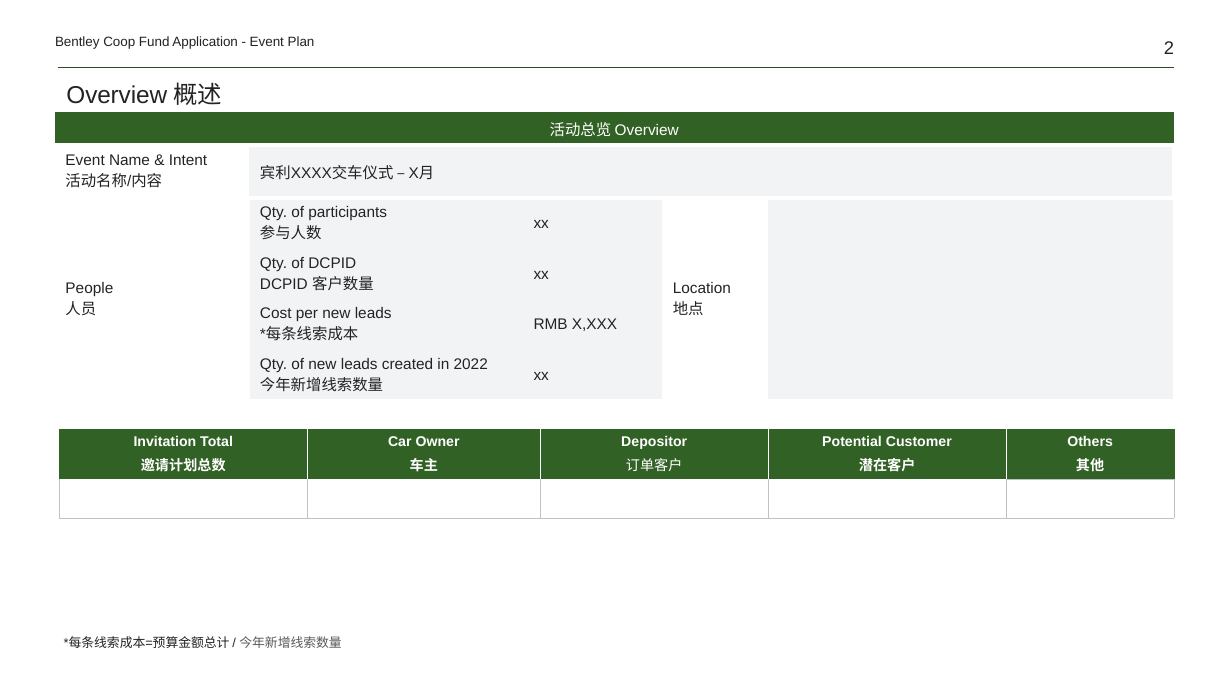
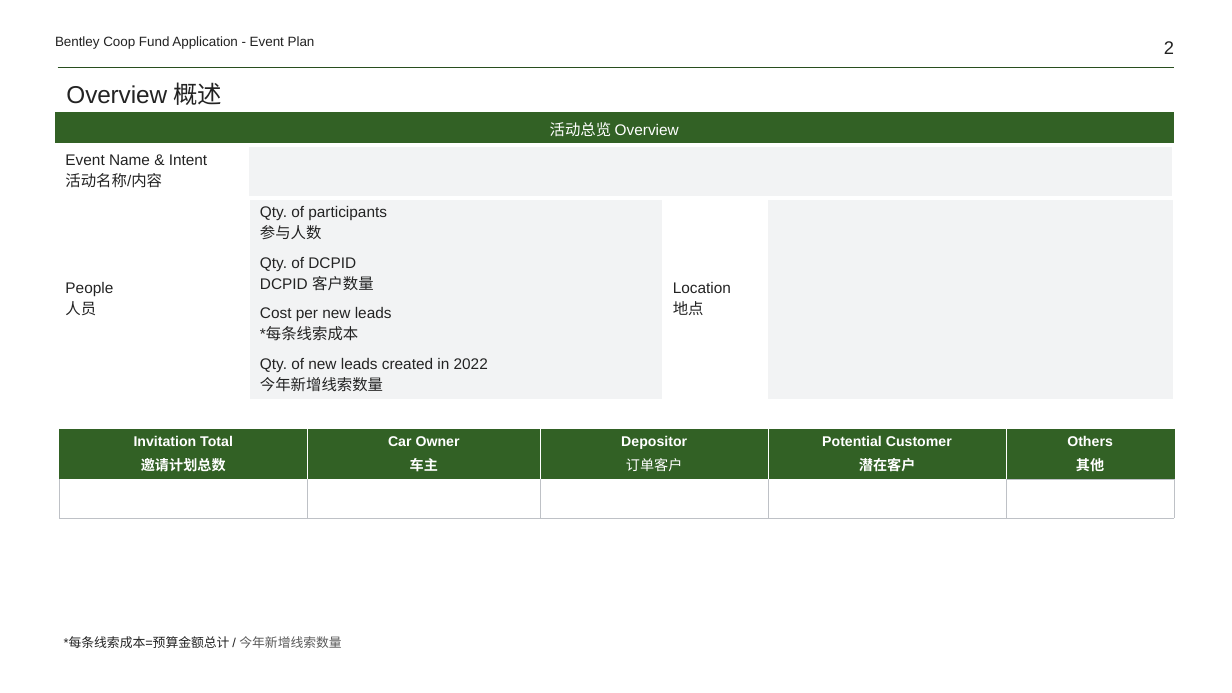
Before and after one commit to Yrtech-Tony/com.yrtech.Bentley.API.Upgrade, a slide deck: slide 2 of com.yrtech.bentleyAPI/com.yrtech.InventoryAPI/template/PlanHandOver.pptx. Drawn at 1232x693 pixels with LibreOffice and Linux fonts; fonts in the diff are those of the drawing. Boxes give left, top, right and bottom in pixels: in the first picture for what was removed or moved away, otherwise in the second. Text is boxed around its words. In the diff, an @@ line names an element or a change of style, - is before the commit and + after.

```diff
--- a/com.yrtech.bentleyAPI/com.yrtech.InventoryAPI/template/PlanHandOver.pptx
+++ b/com.yrtech.bentleyAPI/com.yrtech.InventoryAPI/template/PlanHandOver.pptx
@@ table at <box>55,112,1175,410</box> @@
-row 2, column 2: 宾利XXXX交车仪式 – X月
+row 2, column 2: 
-row 3, column 3: xx
+row 3, column 3: 
-row 4, column 3: xx
+row 4, column 3: 
-row 5, column 3: RMB X,XXX
+row 5, column 3: 
-row 6, column 3: xx
+row 6, column 3: 
```
Also in this commit, not shown: 2 other slides changed, 12 other files.
